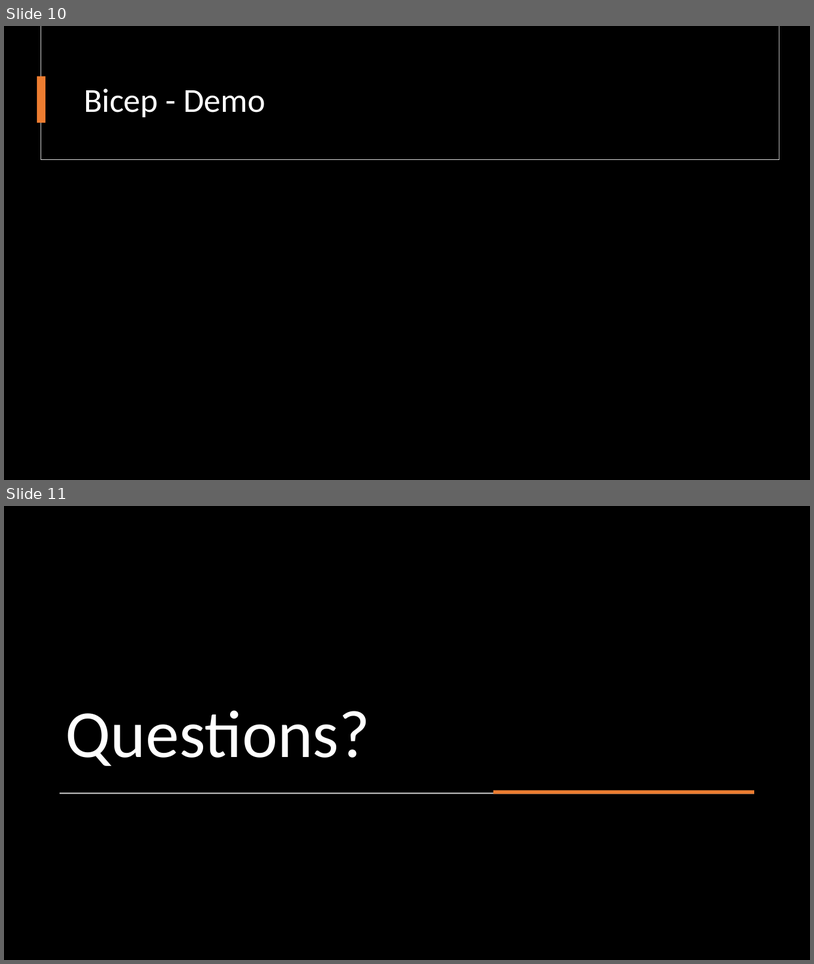
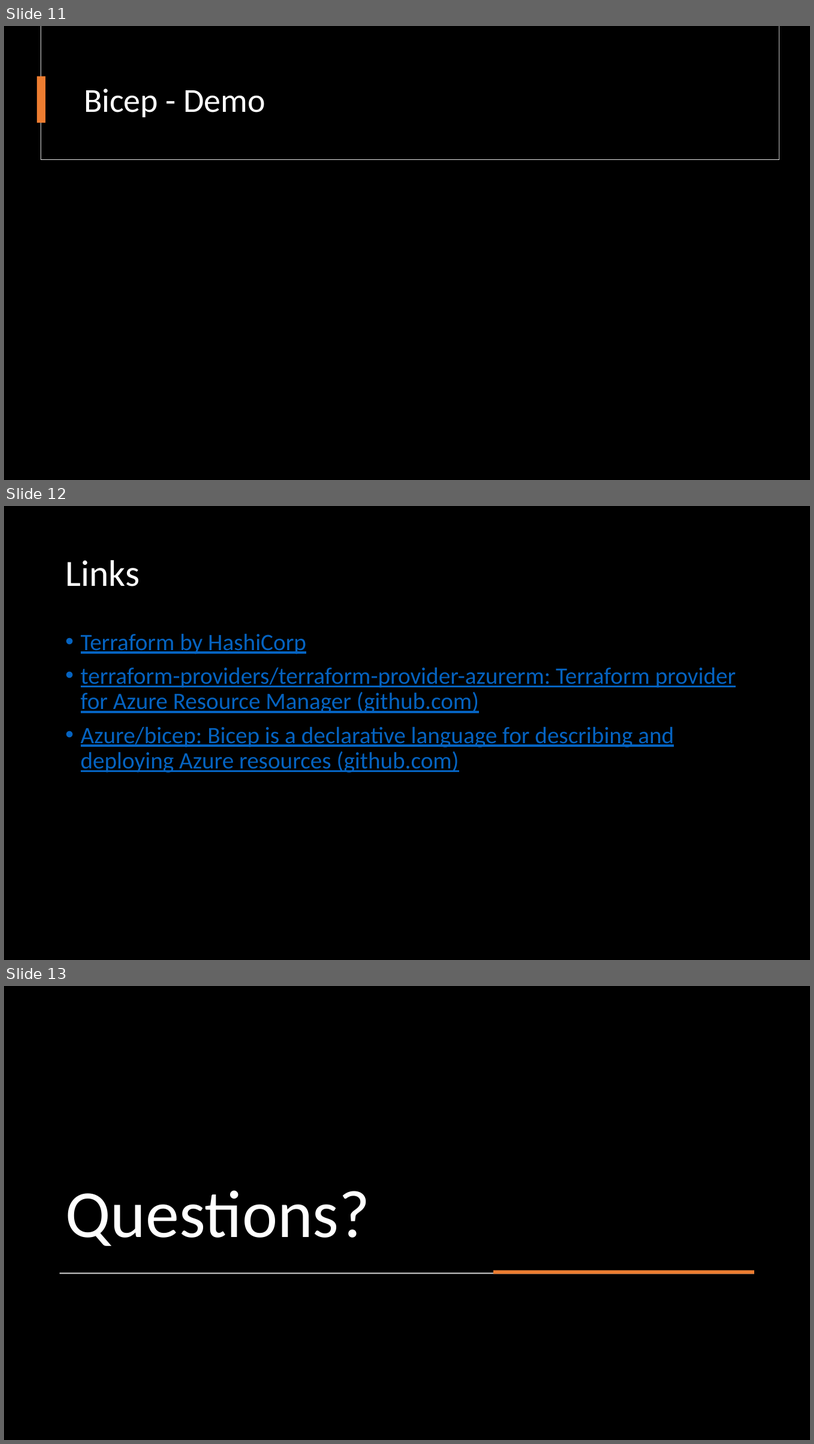
Before and after one commit to fortunkam/terraform-101, a slide deck: presentation/Terraform 101.pptx. Shown one above the other, each under a label of ours: slides 10 and 11 before the commit, slides 11, 12 and 13 after it. The pictures are 814x964 and 814x1444 pixels, drawn with LibreOffice and Linux fonts; fonts in the diff are those of the drawing; background and template pictures are left out. Boxes give left, top, right and bottom in pixels: in the first picture for what was removed or moved away, otherwise in the second. Text is boxed around its words. In the diff, an @@ line names an element or a change of style, - is before the commit and + after.

```diff
--- a/presentation/Terraform 101.pptx
+++ b/presentation/Terraform 101.pptx
@@ slide 12 added at (x1=4, y1=506, x2=810, y2=960), background #000000 @@
@@ title added at (x1=65, y1=560, x2=140, y2=586), 44 pt, text #FFFFFF @@
+Links
@@ text added at (x1=81, y1=633, x2=736, y2=772), 28 pt, text #0563C1, underline @@
+• Terraform by HashiCorp
+• terraform-providers/terraform-provider-azurerm: Terraform provider for Azure Resource Manager (github.com)
+• Azure/bicep: Bicep is a declarative language for describing and deploying Azure resources (github.com)
@@ what was slide 10 is now slide 11 @@
@@ what was slide 11 is now slide 13 @@
```
Also in this commit, not shown: 3 slides changed, 1 other slide added, 2 other files.
